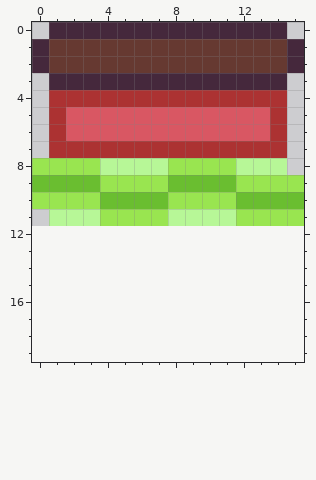
Pixel-art sprite: assets/sprites/Slices.png. The picture above was drawn from the file before the commit.
The file is 16x12 pixels. The old version is drawn lined up with the new one, on the new canvas.
New version:
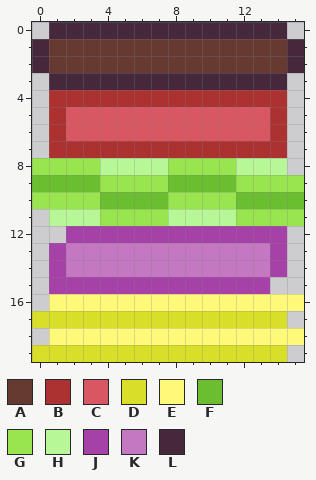
Palette (. is transparent): A #663931  B #ac3232  C #d95763  D #d9de29  E #fff979  F #6abe30  G #99e550  H #b7f797  J #a641a8  K #c478c1  L #45283c
From old to new:
canvas 16x12 -> 16x20
The edit adds colour D in row 17 at x 0 to 14; in row 19 at x 0 to 14.
The edit adds colour E in row 16 at x 1 to 15; in row 18 at x 1 to 15.
The edit adds colour J in row 12 at x 2 to 14; in rows 13 to 14 at x 1 and 14; in row 15 at x 1 to 13.
The edit adds colour K in rows 13 to 14 at x 2 to 13.
